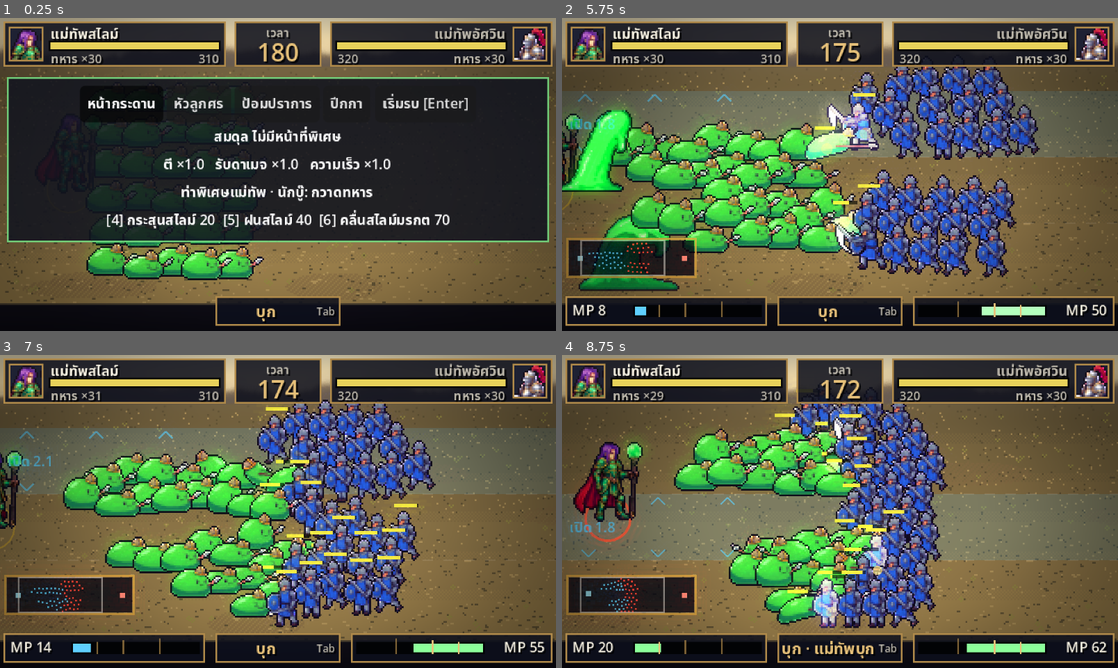
Above: before the commit, frames 1-4 (two rows, left to right).
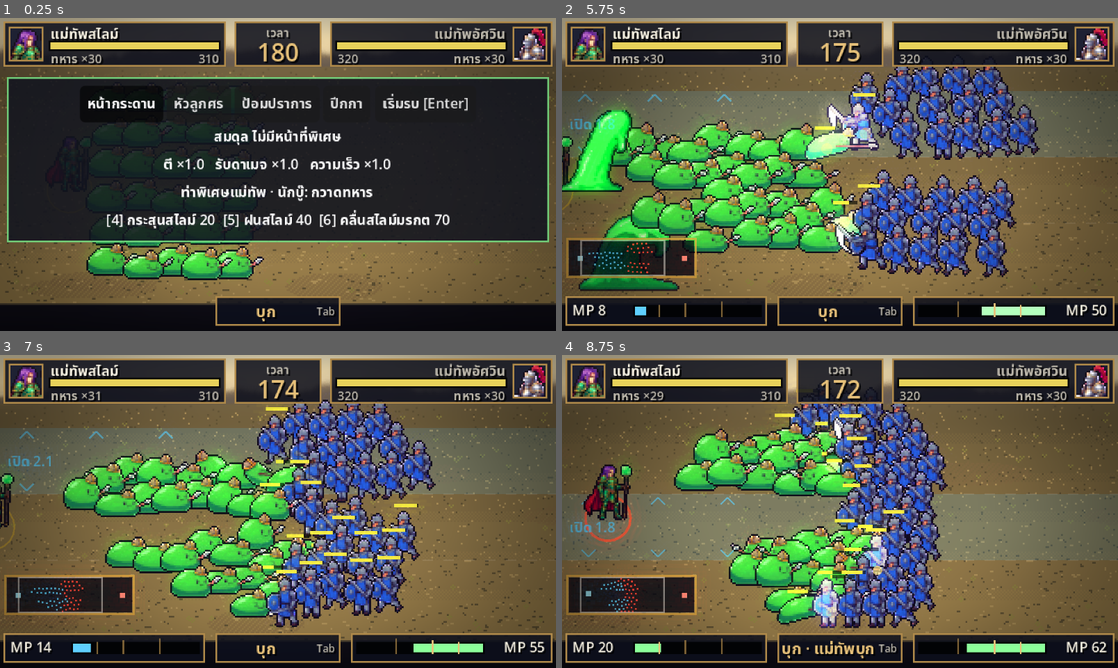
Above: after the commit, the same moments.

Repository: tomorrow-writer/GateFall
Game: Godot game, scene res://scenes/Battle.tscn
Same seed, same stepped clock (60 frames per second), same inputs: the game is played once before the commit and once after it.
Inputs (mouse positions are in pixels of both pictures, inside the frame that each line leads up to):
- Up to frame 1 (0.25 s): no input
- Up to frame 2 (5.75 s): click "เริ่มรบ [Enter]" at 0.5 s; tap Enter at 1.25, 1.35 s; move the mouse to (962, 158) at 1.27 s; hold Up 1.28-2 s; click (962, 158) at 1.42 s; tap Space at 1.52, 4.52 s; drag from (728, 190) to (812, 237) at 2.02 s; move the mouse to (895, 105) at 2.77 s; hold Up 2.78-3.5 s; tap 3 at 2.85 s; drag from (812, 237) to (673, 127) at 3.52 s; move the mouse to (1006, 221) at 4.27 s; hold A 4.28-5 s; tap 1 at 4.35 s; drag from (673, 127) to (756, 96) at 5.02 s
- Up to frame 3 (7 s): move the mouse to (305, 511) at 5.77 s; hold Down 5.78-6.5 s; tap Q at 5.85 s; click (305, 511) at 5.92 s; drag from (194, 433) to (166, 527) at 6.52 s
- Up to frame 4 (8.75 s): move the mouse to (962, 495) at 7.27 s; hold Up 7.28-8 s; tap G at 7.35 s; tap Space at 7.52 s; drag from (728, 527) to (812, 574) at 8.02 s

The runs differ from the first frame. In frame 1, less than 0.1% of the frame differs, in the area x 13-18%, y 34-47%; in frame 2, 0.5%; in frame 3, 0.6%; in frame 4, 1.9%, in the area x 2-15%, y 27-54%.

Commit message:
Draw generals at troop scale on the battlefield
Generals used their 48px duel strips on the field and towered over the
~30px troops. Add optional "field" sprite sets (~34px frames) that
BattleView uses on the field; the 48px strips stay for the duel and
cut-in. tools/make_field_sprites.py builds them from the 48px strips.

Co-Authored-By: Claude Opus 5.5 <noreply@anthropic.com>
Claude-Session: https://claude.ai/code/session_01XNNexwmV5QA4idNoqKhFMV

Diff:
--- a/gate-fall-game/data/battle_config.json
+++ b/gate-fall-game/data/battle_config.json
@@ -281,13 +281,13 @@
     "guard_persist": 0.6
   },
 
-  "_sprites_note": "Sprite size standard (pixels at the 480x …(133 unchanged characters)…  close-up are drawn at x2 (96 px tall). Strips: <dir>/<anim>.png, frames left to …(292 unchanged characters)…
+  "_sprites_note": "Sprite size standard (pixels at the 480x …(133 unchanged characters)…  close-up are drawn at x2 (96 px tall). On the battlefield generals use their optional \"field\" strips (~34 px tall, made by tools/make_field_sprites.py from the 48 px strips) so they stand at troop scale like Dragon Force instead of towering over the troops; \"field\" takes dir/frame/foot/height and reuses the anims list. Strips: <dir>/<anim>.png, frames left to …(292 unchanged characters)…
   "sprites": {
     "knight": { "dir": "res://assets/units/knight", "frame": [48, 32], "foot": [20, 30], "height": 30, "anims": { "idle": {"frames": 2, "fps": 3}, "walk": {"frames": 4, "fps": 8}, "attack": {"frames": 3, "fps": 12, "loop": false}, "die": {"frames": 3, "fps": 6, "loop": false} } },
     "slime_big": { "dir": "res://assets/units/slime_big", "frame": [48, 32], "foot": [18, 29], "height": 19, "anims": { "idle": {"frames": 2, "fps": 3}, "walk": {"frames": 4, "fps": 8}, "attack": {"frames": 3, "fps": 12, "loop": false}, "die": {"frames": 3, "fps": 6, "loop": false} } },
     "slime_mini": { "dir": "res://assets/units/slime_mini", "frame": [24, 16], "foot": [8, 13], "height": 11, "anims": { "idle": {"frames": 2, "fps": 3}, "walk": {"frames": 4, "fps": 8}, "attack": {"frames": 3, "fps": 12, "loop": false}, "die": {"frames": 3, "fps": 6, "loop": false} } },
-    "general_slime": { "dir": "res://assets/units/general_slime", "frame": [64, 48], "foot": [24, 46], "height": 46, "anims": { "idle": {"frames": 2, "fps": 3 …(170 unchanged characters)…
-    "general_knight": { "dir": "res://assets/units/general_knight", "frame": [76, 48], "foot": [26, 46], "height": 46, "anims": { "idle": {"frames": 2, "fps": 3 …(169 unchanged characters)…
+    "general_slime": { "dir": "res://assets/units/general_slime", "frame": [64, 48], "foot": [24, 46], "height": 46, "field": { "dir": "res://assets/units/general_slime_field", "frame": [45, 34], "foot": [17, 33], "height": 33 }, "anims": { "idle": {"frames": 2, "fps": 3 …(170 unchanged characters)…
+    "general_knight": { "dir": "res://assets/units/general_knight", "frame": [76, 48], "foot": [26, 46], "height": 46, "field": { "dir": "res://assets/units/general_knight_field", "frame": [54, 34], "foot": [18, 33], "height": 33 }, "anims": { "idle": {"frames": 2, "fps": 3 …(169 unchanged characters)…
   },
 
   "_fx_sprites_note": "Effect strips for specials (BattleView). file = one strip, frames left to right, moving RIGHT (f …(440 unchanged characters)…
--- a/gate-fall-game/scripts/battle/BattleView.gd
+++ b/gate-fall-game/scripts/battle/BattleView.gd
@@ -540,7 +540,7 @@
 	var flash: bool = u.fx > 0.0
 	if u.is_general:
 		_draw_general_marks(u, p)
-	if not _draw_sprite(u, p, fade, flash, 1.0):
+	if not _draw_sprite(u, p, fade, flash, 1.0, true):
 		match u.kind:
 			"big", "mini":
 				_draw_slime(u, p, fade, flash)
@@ -552,7 +552,7 @@
 		var w := 14.0 if u.kind != "mini" else 9.0
 		var bar_y := -26.0 if u.kind == "knight" else (-20.0 if u.kind == "big" else -14.0)
 		if _sprites.has(u.type_id):
-			bar_y = -float(_sprites[u.type_id].height) - 2.0
+			bar_y = -float(_field_sprite(u.type_id).height) - 2.0
 		var top := p + Vector2(-w / 2.0, bar_y)
 		draw_rect(Rect2(top, Vector2(w, 2)), HP_BG)
 		draw_rect(Rect2(top, Vector2(w * clampf(u.hp / u.max_hp, 0.0, 1.0), 2)), HP_FG)
@@ -1038,22 +1038,43 @@
 		if str(id).begins_with("_"):
 			continue
 		var d: Dictionary = defs[id]
-		var fw := int(d.frame[0])
-		var fh := int(d.frame[1])
-		var anims := {}
-		for a in d.get("anims", {}):
-			var ad: Dictionary = d.anims[a]
-			var path := "%s/%s.png" % [d.dir, a]
-			if not ResourceLoader.exists(path):
-				continue
-			var tex: Texture2D = load(path)
-			var n := int(ad.get("frames", maxi(1, tex.get_width() / fw)))
-			anims[a] = {"tex": tex, "frames": n, "fps": float(ad.get("fps", 6)), "loop": bool(ad.get("loop", true))}
-		if not anims.has("idle"):
+		var sp := _load_sprite_set(d, d)
+		if sp.is_empty():
 			continue
-		var foot: Array = d.get("foot", [fw / 2, fh - 1])
-		_sprites[id] = {"anims": anims, "w": fw, "h": fh, "foot": Vector2(foot[0], foot[1]),
-				"height": float(d.get("height", fh))}
+		# Optional battlefield-size strips (generals): drawn at troop scale on the
+		# field, while the full-size set stays for the duel and the cut-in.
+		if d.has("field"):
+			var fsp := _load_sprite_set(d.field, d)
+			if not fsp.is_empty():
+				sp["field"] = fsp
+		_sprites[id] = sp
+
+
+## One sprite set from d (dir/frame/foot/height); the anims list comes from base.
+## Empty if it has no idle strip.
+func _load_sprite_set(d: Dictionary, base: Dictionary) -> Dictionary:
+	var fw := int(d.frame[0])
+	var fh := int(d.frame[1])
+	var anims := {}
+	for a in base.get("anims", {}):
+		var ad: Dictionary = base.anims[a]
+		var path := "%s/%s.png" % [d.dir, a]
+		if not ResourceLoader.exists(path):
+			continue
+		var tex: Texture2D = load(path)
+		var n := int(ad.get("frames", maxi(1, tex.get_width() / fw)))
+		anims[a] = {"tex": tex, "frames": n, "fps": float(ad.get("fps", 6)), "loop": bool(ad.get("loop", true))}
+	if not anims.has("idle"):
+		return {}
+	var foot: Array = d.get("foot", [fw / 2, fh - 1])
+	return {"anims": anims, "w": fw, "h": fh, "foot": Vector2(foot[0], foot[1]),
+			"height": float(d.get("height", fh))}
+
+
+## The sprite set u is drawn with on the battlefield (field-size if it has one).
+func _field_sprite(type_id: String) -> Dictionary:
+	var sp: Dictionary = _sprites[type_id]
+	return sp.field if sp.has("field") else sp
 
 
 # Config "fx_sprites": { "<effect id>": {
@@ -1123,10 +1144,11 @@
 
 
 ## Draws u from its sprite strip with its feet at p. False = no sprite.
-func _draw_sprite(u, p: Vector2, fade: float, flash: bool, scale: float) -> bool:
+## on_field: use the unit's battlefield-size strips if it has them (generals).
+func _draw_sprite(u, p: Vector2, fade: float, flash: bool, scale: float, on_field := false) -> bool:
 	if not _sprites.has(u.type_id):
 		return false
-	var sp: Dictionary = _sprites[u.type_id]
+	var sp: Dictionary = _field_sprite(u.type_id) if on_field else _sprites[u.type_id]
 	var name := _anim_of(u)
 	if not sp.anims.has(name):
 		if name == "die":
Binary file added: gate-fall-game/assets/units/general_knight_field/attack.png
Not shown, added: gate-fall-game/assets/units/general_knight_field/attack.png.import
Binary file added: gate-fall-game/assets/units/general_knight_field/cast.png
Not shown, added: gate-fall-game/assets/units/general_knight_field/cast.png.import
Binary file added: gate-fall-game/assets/units/general_knight_field/die.png
Not shown, added: gate-fall-game/assets/units/general_knight_field/die.png.import
Binary file added: gate-fall-game/assets/units/general_knight_field/idle.png
Not shown, added: gate-fall-game/assets/units/general_knight_field/idle.png.import
Binary file added: gate-fall-game/assets/units/general_knight_field/walk.png
Not shown, added: gate-fall-game/assets/units/general_knight_field/walk.png.import
Binary file added: gate-fall-game/assets/units/general_slime_field/attack.png
Not shown, added: gate-fall-game/assets/units/general_slime_field/attack.png.import
(and 9 more such lines)
